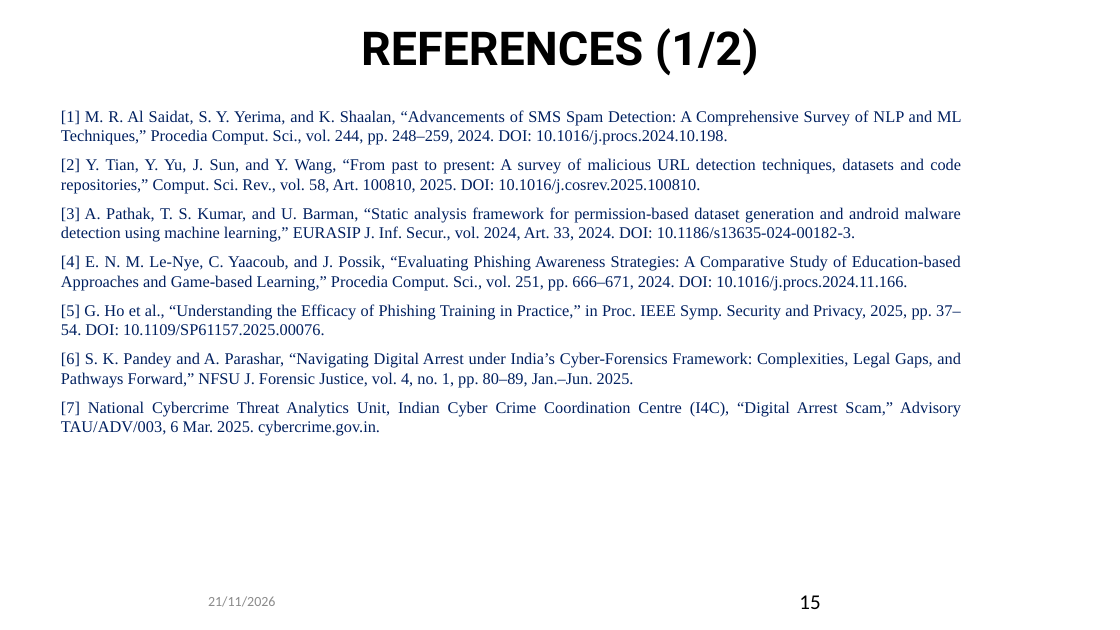
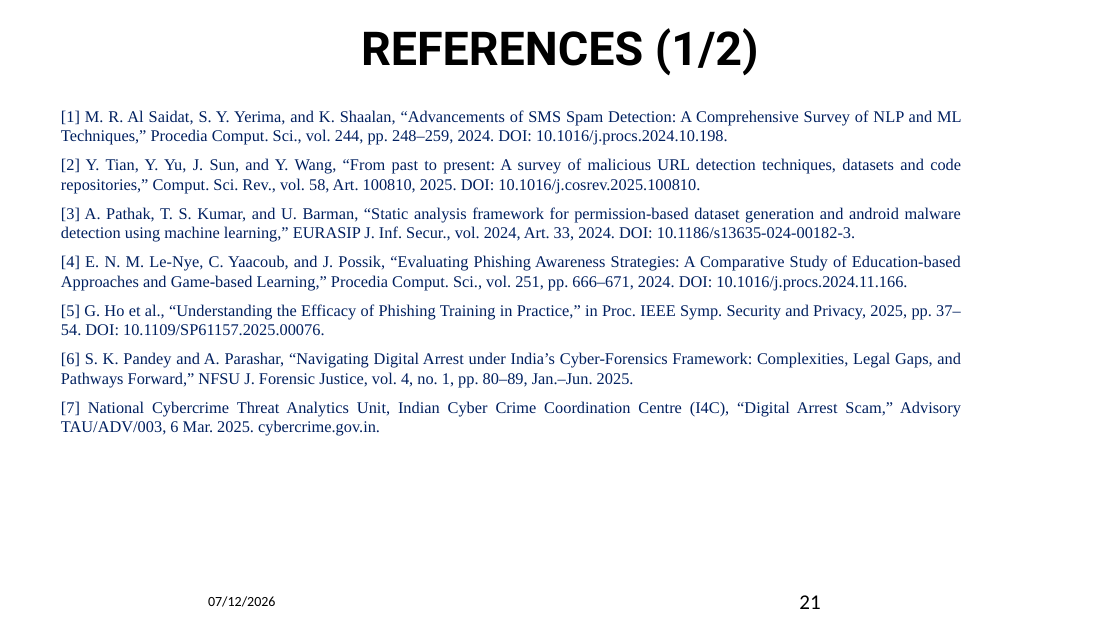
Before and after one commit to darshanashok-dev/community, a slide deck: slide 21 of community_project_ppt_updated.pptx (slide 15 before the commit). Drawn at 1120x630 pixels with LibreOffice and Linux fonts; fonts in the diff are those of the drawing; background and template pictures are left out. Boxes give left, top, right and bottom in pixels: in the first picture for what was removed or moved away, otherwise in the second. Text is boxed around its words. In the diff, an @@ line names an element or a change of style, - is before the commit and + after.

```diff
--- a/community_project_ppt_updated.pptx
+++ b/community_project_ppt_updated.pptx
@@ text at [208,596,275,607]: text changed; text colour #8C8C8C to #000000 @@
-21/11/2026
+07/12/2026
@@ text at [799,595,820,609]: text changed @@
-15
+21
```
Also in this commit, not shown: 15 other slides changed, 6 slides added, 10 other files.
